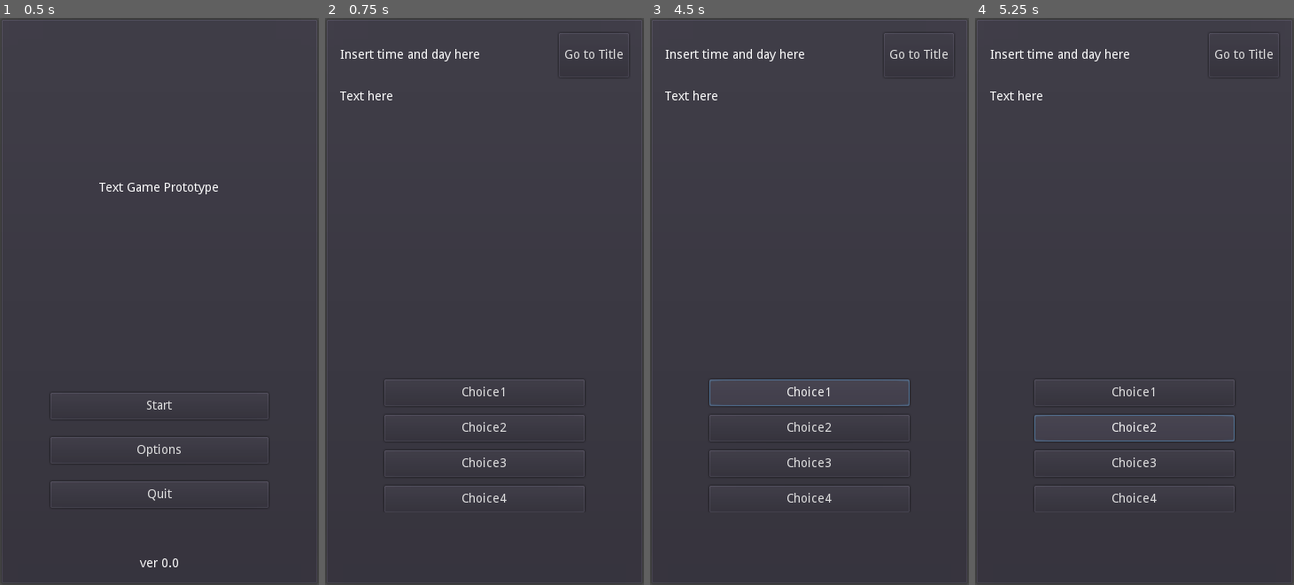
Above: before the commit, frames 1-4 (left to right).
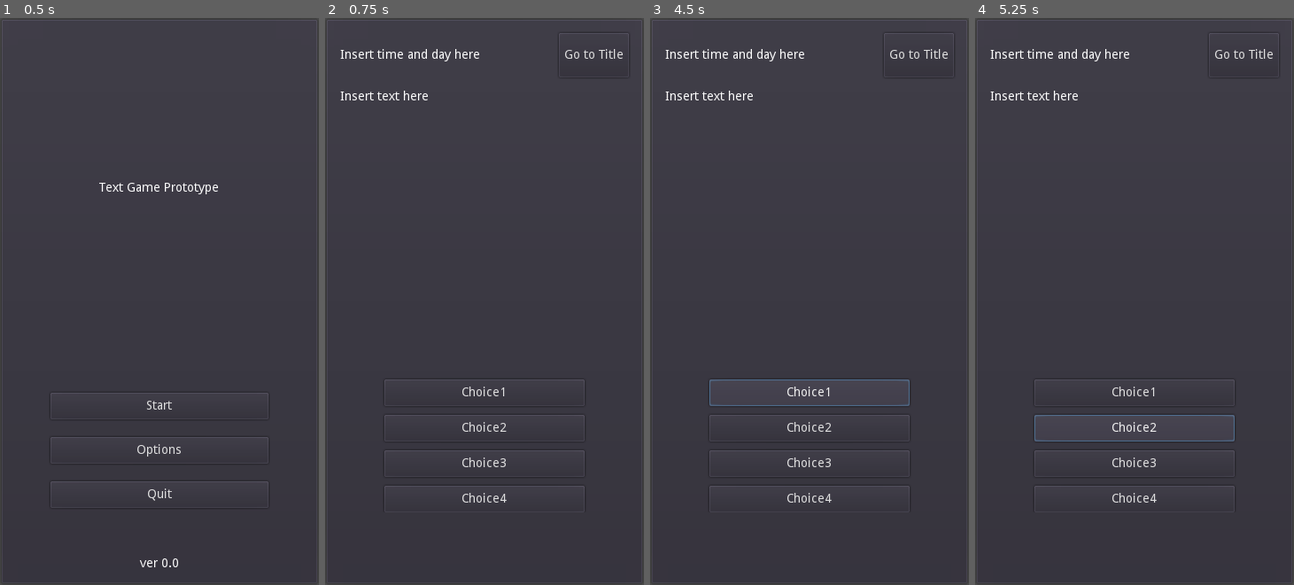
Above: after the commit, the same moments.

Repository: philipuriarte/A-Churchyard-of-Orphans
Game: Godot game, scene res://scenes/main.tscn
Two runs of this game, one before a commit and one after it. Both use one fixed random seed, a clock stepped at 60 frames per second and the inputs below.
Inputs:
- Up to frame 1 (0.5 s): no input
- Up to frame 2 (0.75 s): click "Start" at 0.5 s
- Up to frame 3 (4.5 s): click "Go to Title" at 1.25 s; click "Start" at 2 s; click "Go to Title" at 2.75 s; click "Start" at 3.5 s; click "Choice1" at 4.25 s
- Up to frame 4 (5.25 s): click "Choice2" at 5 s

Frame 1 is identical in both runs. In frame 2, 0.2% of the frame differs, in the area x 4-33%, y 12-15%; in frame 3, 0.2%; in frame 4, 0.2%.

Commit message:
Add NarrativeText node

Diff:
--- a/scenes/game_screen_scenes/content.tscn
+++ b/scenes/game_screen_scenes/content.tscn
@@ -1,6 +1,5 @@
-[gd_scene load_steps=3 format=2]
+[gd_scene load_steps=2 format=2]
 
-[ext_resource path="res://scenes/reused_scenes/narrative_text.tscn" type="PackedScene" id=1]
 [ext_resource path="res://logic/game_screen_logic/content.gd" type="Script" id=3]
 
 [node name="ContentContainer" type="VBoxContainer"]
@@ -11,9 +10,11 @@
 size_flags_vertical = 3
 script = ExtResource( 3 )
 
-[node name="NarrativeText" parent="." instance=ExtResource( 1 )]
-margin_top = 0.0
+[node name="NarrativeText" type="RichTextLabel" parent="."]
+margin_right = 346.0
 margin_bottom = 342.0
+size_flags_vertical = 3
+text = "Insert text here"
 
 [node name="ChoicesMargin" type="MarginContainer" parent="."]
 margin_top = 346.0
